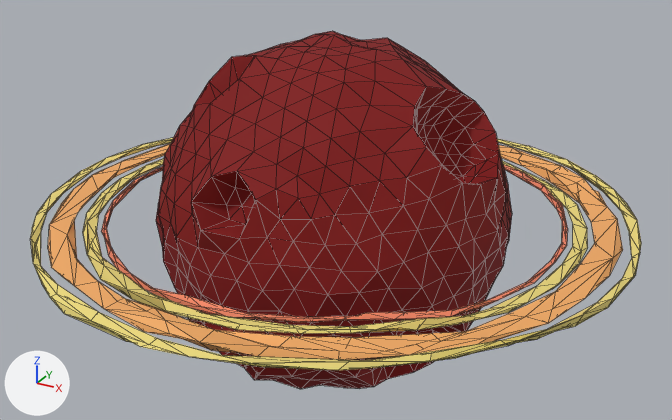
Renders of the glTF model public/planets/red_planet.glb from each side of a commit.
The view is the same before and after, from a camera (50 mm lens) standing at (2.39, -4.32, 2.17) and looking at (0.01, 0.0, 0.0). The lights are fixed; the arrows at lower left show +X, +Y and +Z. The older version comes first. Mesh edges are drawn as thin lines. Where no turn or scale is listed for an object, it has been applied to the vertices. Vertices at exactly the same position are counted once.

The first picture shows 'BLOODMOON', 'Circle.006'.
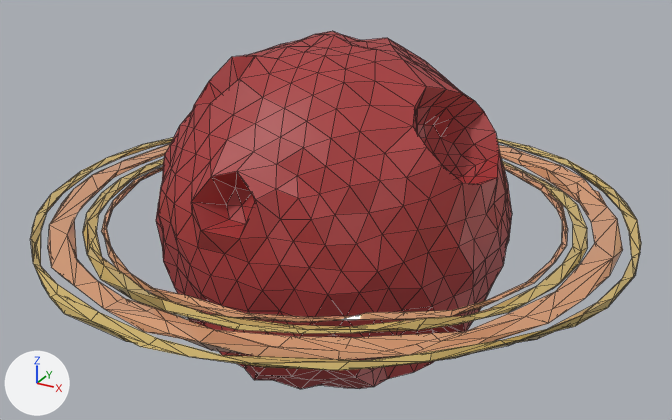
Where the newer file only moved an object's origin or applied its transform, the numbers keep the older frame.

Where the change shows, as pixel boxes [x1, y1, x2, y2] in the pictures (672 x 420 px):
'BLOODMOON', recoloured (lighter)
    both: [156, 31, 512, 389]
part 1 of me_circle_040, recoloured
    both: [48, 143, 623, 360]
part 2 of me_circle_040, recoloured
    both: [30, 137, 641, 370]

The edits, one by one:
Material 'Material.001' (mat_material_001) is new.
Its base color is (0.672, 0.329, 0.173) (beige #d69b73).
Its roughness is 0.0.
Material 'Material.002' (mat_material_002) is new.
Its base color is (0.604, 0.44, 0.147) (yellow #ccb16b).
Its roughness is 0.0.
Material 'RedPlanet' (mat_redplanet) is new.
Its base color is (0.392, 0.0392, 0.0402) (red #a83838).
me_circle_040 is used by ob_circle_006; location (0.0, 0.0, 0.0).
me_circle_040 had 543 vertices, 1086 faces and spanned x -1.68..1.7, y -1.7..1.69, z -0.07..0.06.
me_circle_040 now has 544 vertices, 1086 faces and spans x -1.68..1.7, y -1.7..1.69, z -0.07..0.06.
me_circle_040 part 1: 525 faces spanning x -1.58..1.6, y -1.59..1.59, z -0.06..0.06 switch from mat_1_lowpoly_rough_material (picture img_3298c3eb001bbed90f1d616da66708480096a0a1b6e81bd4f8a2d6e9b831d30) to mat_material_001 (beige #d69b73).
me_circle_040 part 2: 560 faces spanning x -1.68..1.7, y -1.7..1.69, z -0.07..0.06 switch from mat_1_lowpoly_rough_material (picture img_3298c3eb001bbed90f1d616da66708480096a0a1b6e81bd4f8a2d6e9b831d30) to mat_material_002 (yellow #ccb16b).
Edits to the shape of me_circle_040 do not show in these pictures.
me_icosphere_001 has 751 vertices, 1498 faces and spans x -1.04..1.0, y -1.02..1.0, z -1.02..1.01.
me_icosphere_001 no longer uses material mat_1_lowpoly_rough_material (picture img_3298c3eb001bbed90f1d616da66708480096a0a1b6e81bd4f8a2d6e9b831d30).
me_icosphere_001 gains material mat_redplanet (red #a83838).
